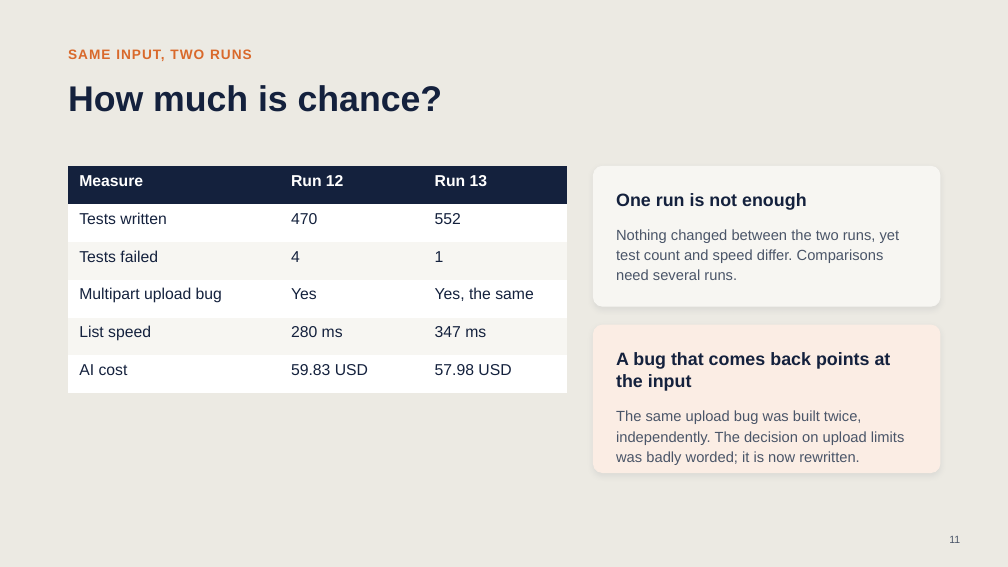
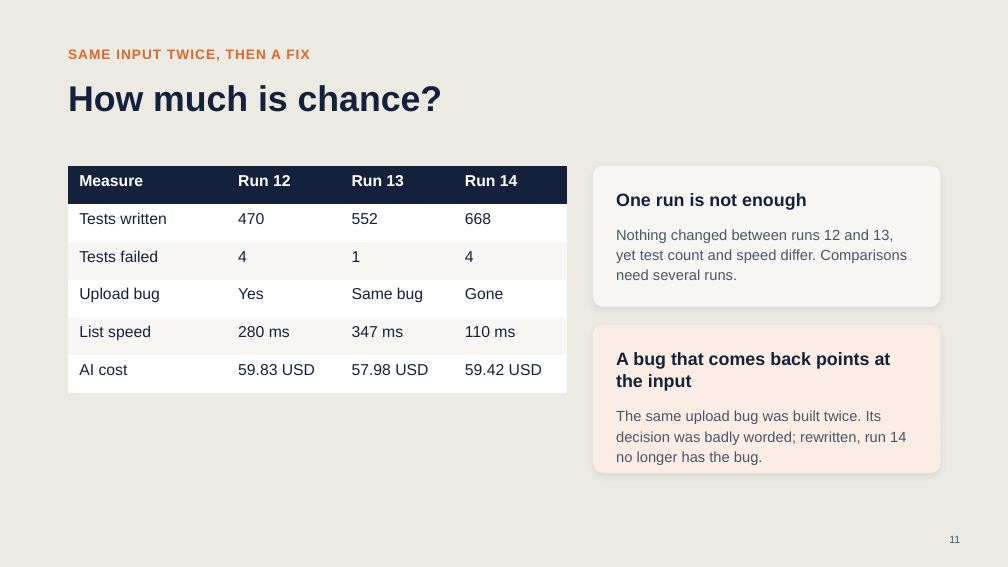
Before and after one commit to barrynauta/simpl-local, a slide deck: slide 11 of simpl-spec-factory/presentations/spec-factory-simpl.pptx. Drawn at 1008x567 pixels with LibreOffice and Linux fonts; fonts in the diff are those of the drawing. Boxes give left, top, right and bottom in pixels: in the first picture for what was removed or moved away, otherwise in the second. Text is boxed around its words. In the diff, an @@ line names an element or a change of style, - is before the commit and + after.

Commit message:
Run 14 follow-up checks (D158 test bug, fuzz with token refresh: 0 findings); Simpl deck to run 14

```diff
--- a/simpl-spec-factory/presentations/spec-factory-simpl.pptx
+++ b/simpl-spec-factory/presentations/spec-factory-simpl.pptx
@@ text at (x1=68, y1=49, x2=309, y2=61): text changed @@
-SAME INPUT, TWO RUNS
+SAME INPUT TWICE, THEN A FIX
@@ table at (x1=68, y1=166, x2=567, y2=379) @@
-column 1, row 4: Multipart upload bug
+column 1, row 4: Upload bug
-column 3: Run 13 | 552 | 1 | Yes, the same | 347 ms | 57.98 USD
+column 3: Run 13 | 552 | 1 | Same bug | 347 ms | 57.98 USD
+column 4: Run 14 | 668 | 4 | Gone | 110 ms | 59.42 USD
@@ text at (x1=616, y1=229, x2=907, y2=280): text changed @@
-Nothing changed between the two runs, yet test count and speed differ. Comparisons need several runs.
+Nothing changed between runs 12 and 13, yet test count and speed differ. Comparisons need several runs.
@@ text at (x1=616, y1=410, x2=906, y2=465): text changed @@
-The same upload bug was built twice, independently. The decision on upload limits was badly worded; it is now rewritten.
+The same upload bug was built twice. Its decision was badly worded; rewritten, run 14 no longer has the bug.
```
Also in this commit, not shown: 6 other slides changed, 3 other files.
